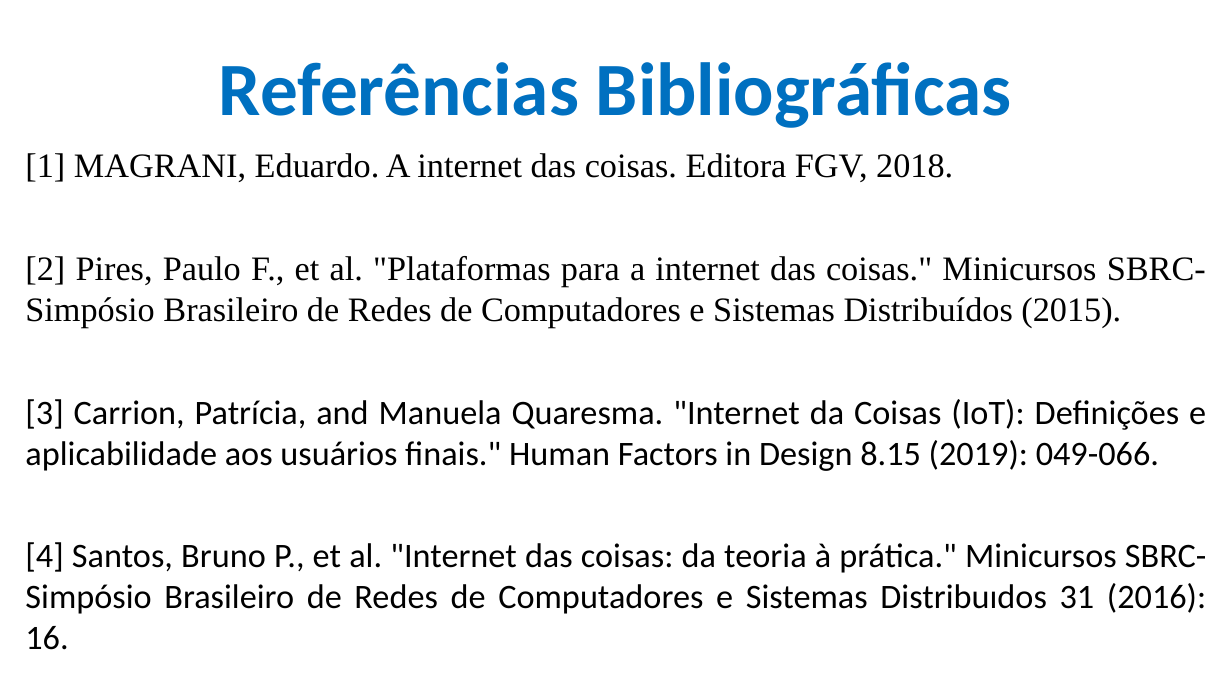
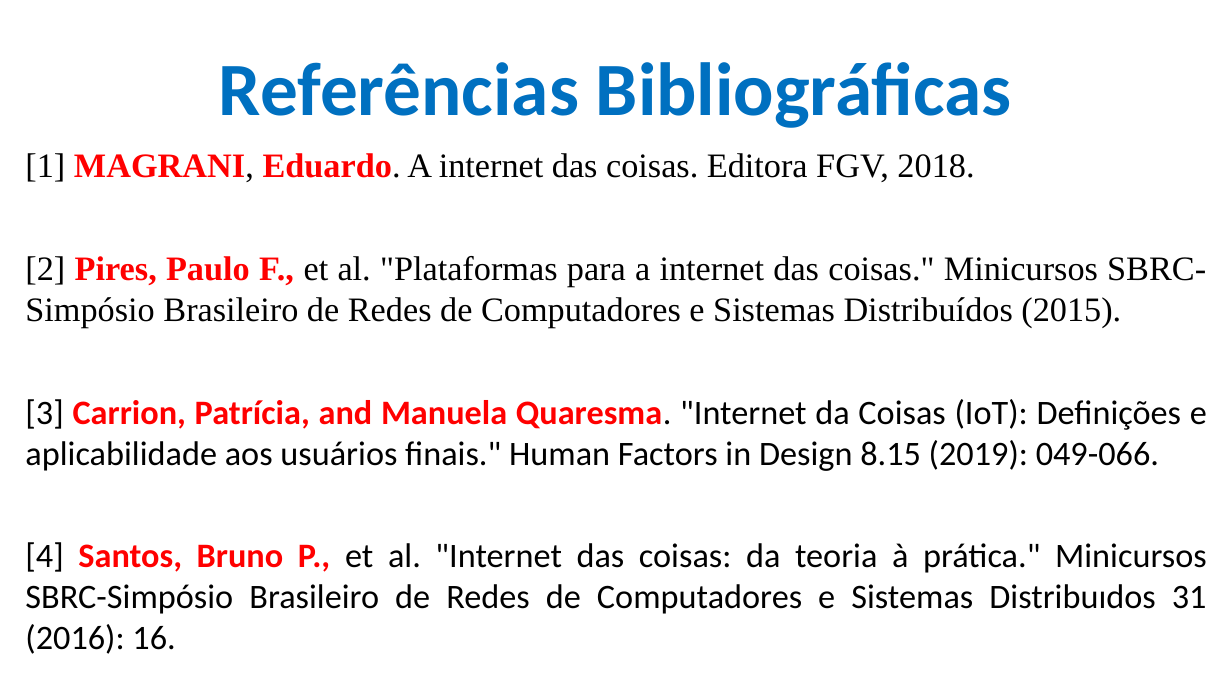
Before and after one commit to CloudEducationBrazil/WydenArea1AplicacaoCloudIndustria40Python, a slide deck: slide 23 of 01 Classes/Aula 01 - Aplicação Cloud Indústria 40 Python.pptx. Drawn at 1232x693 pixels with LibreOffice and Linux fonts; fonts in the diff are those of the drawing; background and template pictures are left out. Boxes give left, top, right and bottom in pixels: in the first picture for what was removed or moved away, otherwise in the second. Text is boxed around its words. In the diff, an @@ line names an element or a change of style, - is before the commit and + after.

```diff
--- a/01 Classes/Aula 01 - Aplicação Cloud Indústria 40 Python.pptx
+++ b/01 Classes/Aula 01 - Aplicação Cloud Indústria 40 Python.pptx
@@ text "[1] MAGRANI, Eduardo. A internet ..." at (x1=25, y1=153, x2=1207, y2=654): text colour #000000 to #FF0000, bold on in "MAGRANI, Eduardo.", "Pires, Paulo F.,", "Carrion, Patrícia, and Manuela Quaresma.", "Santos, Bruno P.," @@
```
Also in this commit, not shown: 2 other files.
